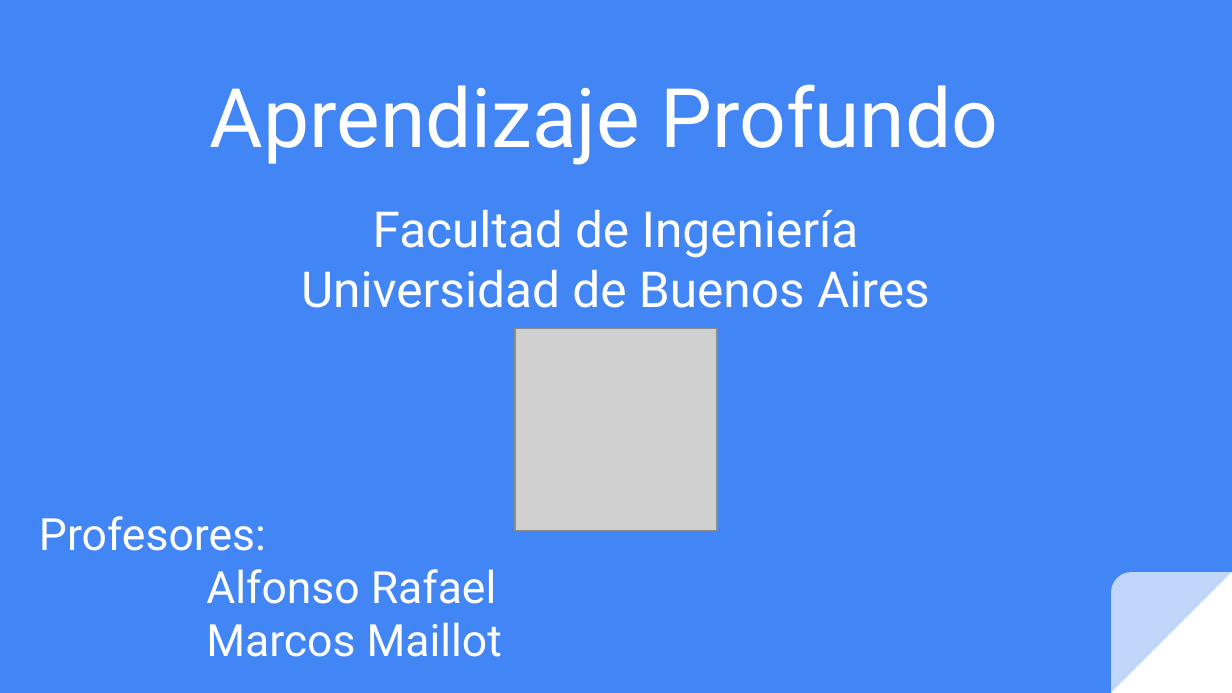
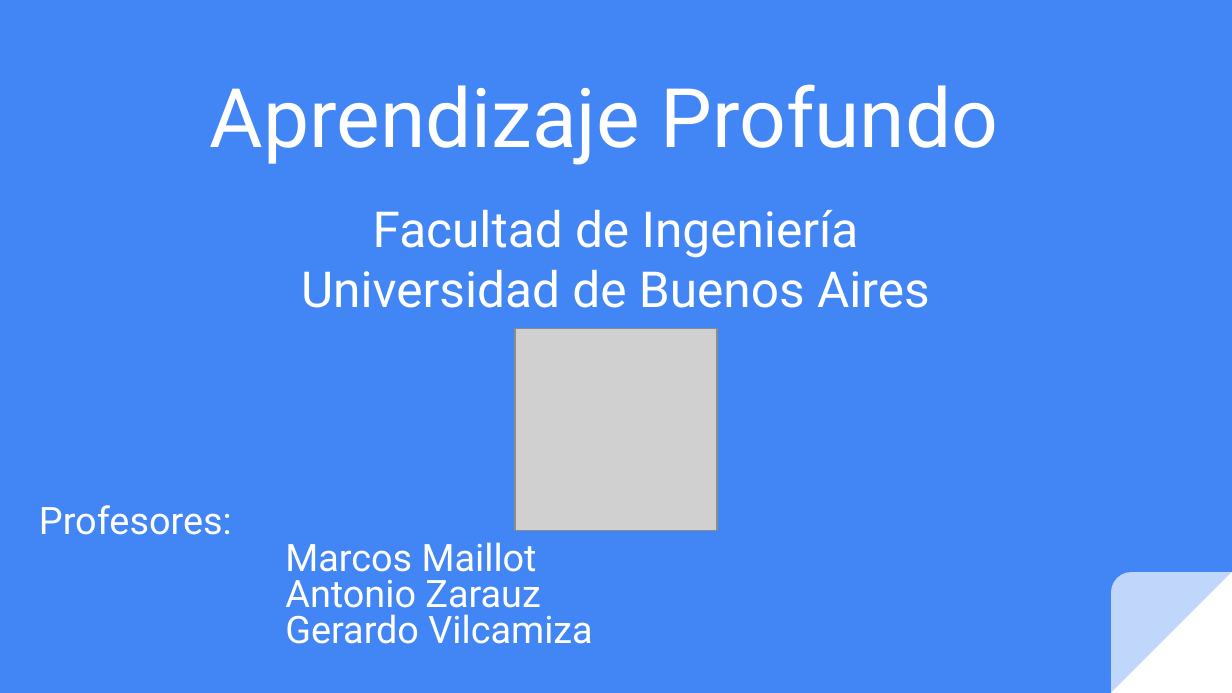
Before and after one commit to FIUBA-Posgrado-Inteligencia-Artificial/aprendizaje_profundo, a slide deck: slide 1 of clase_7/teoria/Clase_7.pptx. Drawn at 1232x693 pixels with LibreOffice and Linux fonts; fonts in the diff are those of the drawing; grey boxes stand for pictures. Boxes give left, top, right and bottom in pixels: in the first picture for what was removed or moved away, otherwise in the second. Text is boxed around its words. In the diff, an @@ line names an element or a change of style, - is before the commit and + after.

```diff
--- a/clase_7/teoria/Clase_7.pptx
+++ b/clase_7/teoria/Clase_7.pptx
@@ subtitle at [39,505,537,572]: size 26 to 22.1 pt in "Profesores:", "Marcos Maillot"; line spacing 1 to 0.8 @@
@@ subtitle at [206,569,497,604]: paragraph removed @@
-Alfonso Rafael
@@ subtitle at [285,580,592,644]: paragraphs added @@
+Antonio Zarauz
+Gerardo Vilcamiza
```
Also in this commit, not shown: 12 other slides changed, 2 slides added, 6 other files.
